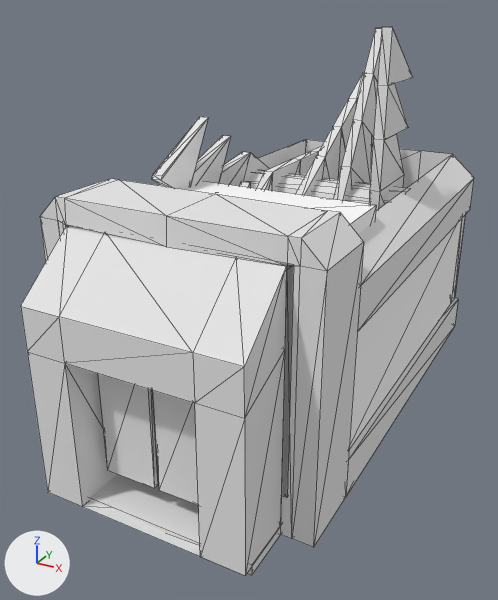
What one commit did to the glTF model Assets/Models/MetalSandwichSlicer/SandwichSlicer.glb.
Camera for both pictures: a 50 mm lens placed at (1.83, -4.09, 2.55), pointed at (-0.21, -0.39, 0.7). The lights are fixed; the arrows at lower left show +X, +Y and +Z. Mesh edges are drawn as thin lines. Where no turn or scale is listed for an object, it has been applied to the vertices. Vertices at the same position are counted once.

In view in the first picture: 'Beam.001', 'Belt', 'Blade', 'Blade.001', 'Blade.002', 'Blade.004', 'Exit', 'Fade', 'Flap', 'Flap.001', 'Side', 'Window'.
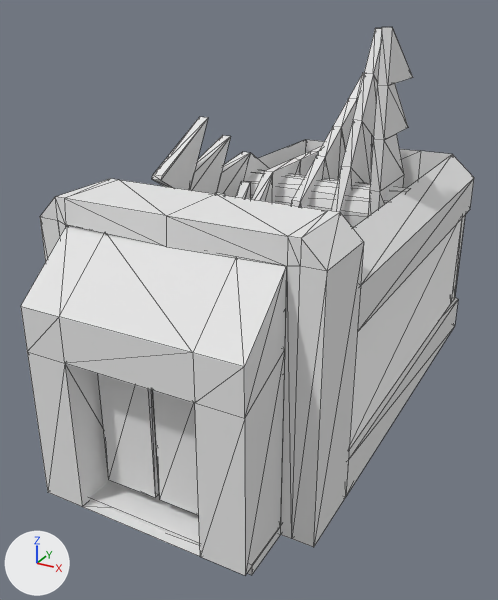
Patch to the scene script:
```diff
--- a/Assets/Models/MetalSandwichSlicer/SandwichSlicer.glb.py
+++ b/Assets/Models/MetalSandwichSlicer/SandwichSlicer.glb.py
@@ me_mesh_4 @@
 me_mesh_4.from_pydata(...)  # 8 vertices, 12 faces; spans x 0.012..0.324, y 0.112..0.143, z -0.561..0.251
 # used by ob_flap; location = (0.0, -1.875, 0.75)
 # before: 0 (0.012, 0.112, -0.561) at pixel (159, 490), 3 (0.012, 0.143, -0.561), 6 (0.324, 0.112, -0.561), 7 (0.324, 0.143, -0.561)
+# me_mesh_4 part 1
+for i in [0, 3, 6, 7]: me_mesh_4.vertices[i].co += Vector((0.0, 0.0, -0.062))
 me_mesh_4.materials.append(mat_material_0)
@@ me_mesh_5 @@
 me_mesh_5.from_pydata(...)  # 8 vertices, 12 faces; spans x -0.332..-0.019, y 0.112..0.143, z -0.561..0.251
 # used by ob_flap_001; location = (0.0, -1.875, 0.75)
 # before: 0 (-0.332, 0.112, -0.561) at pixel (107, 470), 3 (-0.332, 0.143, -0.561), 6 (-0.019, 0.112, -0.561) at pixel (154, 488), 7 (-0.019, 0.143, -0.561) at pixel (157, 485)
+# me_mesh_5 part 2
+for i in [0, 3, 6, 7]: me_mesh_5.vertices[i].co += Vector((0.0, 0.0, -0.062))
 me_mesh_5.materials.append(mat_material_0)
@@ ob_fade @@
-ob_fade = bpy.data.objects.new('Fade', me_mesh_15)
-ob_fade.location = (0.0, 0.375, 0.0)
```

Location of each change, (x1, y1, x2, y2) in pixels of the pictures (498 x 600 px):
'Flap.001', reshaped (9% taller)
    before: (98, 374, 158, 488)
    after: (98, 374, 159, 498)
'Flap', reshaped (9% taller)
    before: (153, 391, 199, 505)
    after: (153, 391, 199, 515)
'Fade', deleted
    before: (66, 181, 376, 498)
